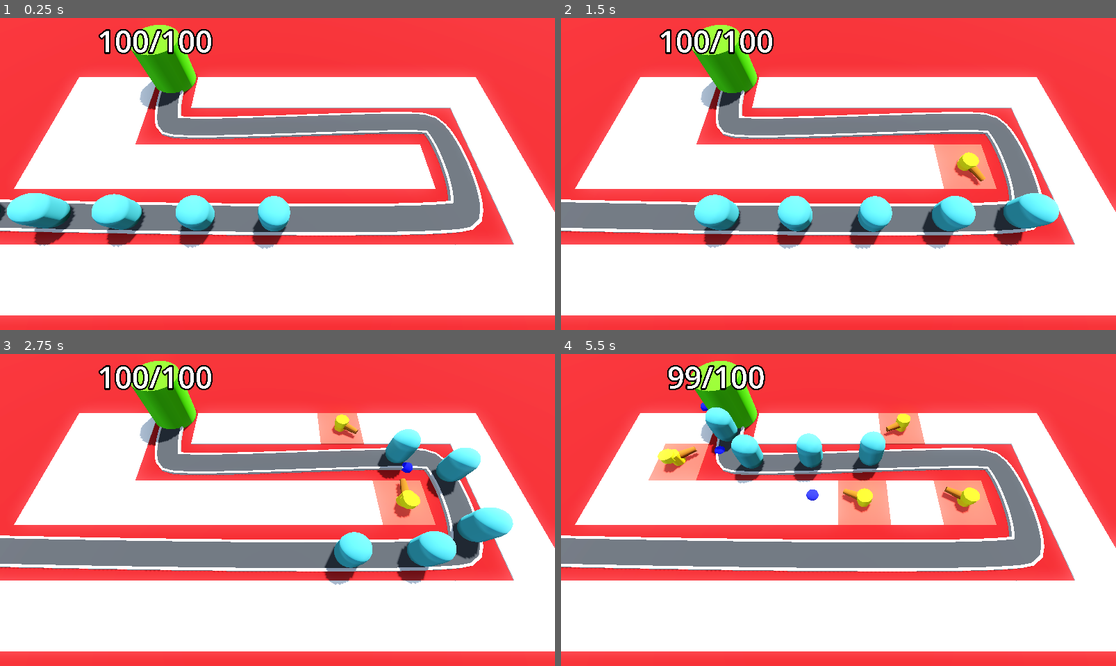
Above: before the commit, frames 1-4 (two rows, left to right).
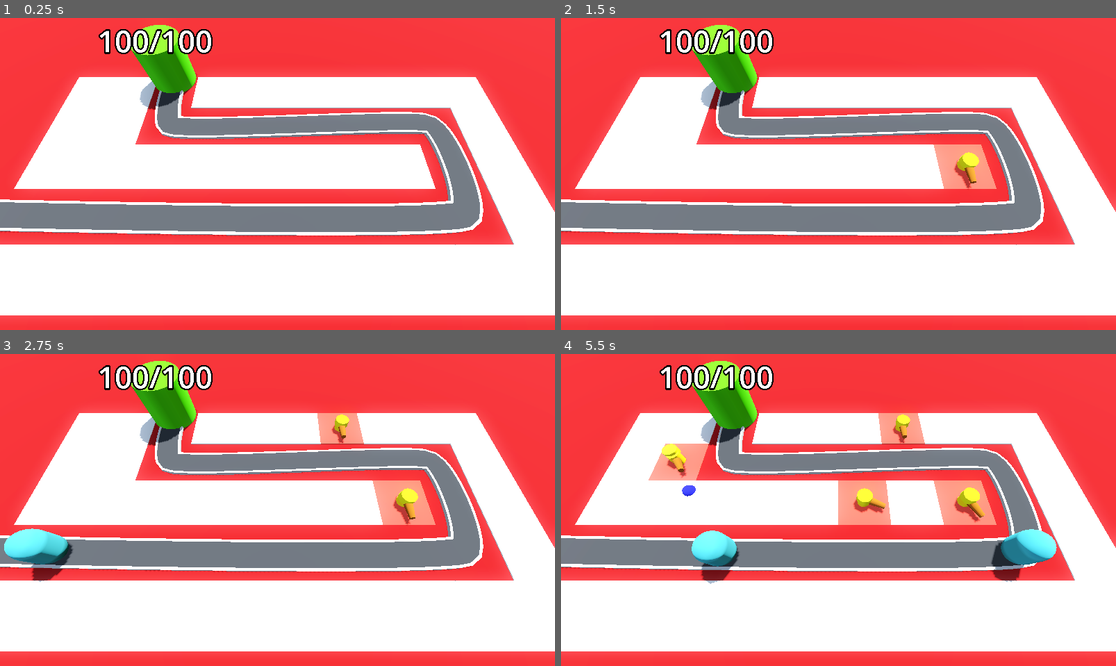
Above: after the commit, the same moments.

Repository: Matthew-CS11/Barbarian-Blaster
Game: Godot game, scene res://base_level.tscn
The game is run twice, just before and just after one commit, with the same random seed, the same clock (stepped at 60 frames per second) and the same inputs.
Inputs (mouse positions are in pixels of both pictures, inside the frame that each line leads up to):
- Up to frame 1 (0.25 s): no input
- Up to frame 2 (1.5 s): move the mouse to (960, 158) at 0.52 s; click (960, 158) at 0.6 s; move the mouse to (727, 189) at 1.27 s; click (727, 189) at 1.35 s
- Up to frame 3 (2.75 s): move the mouse to (333, 441) at 2.02 s; click (333, 441) at 2.1 s
- Up to frame 4 (5.5 s): move the mouse to (810, 572) at 2.77 s; click (810, 572) at 2.85 s; move the mouse to (1005, 556) at 3.52 s; click (1005, 556) at 3.6 s; move the mouse to (672, 463) at 4.27 s; click (672, 463) at 4.35 s; move the mouse to (866, 510) at 5.02 s; click (866, 510) at 5.1 s

The runs differ from the first frame. In frame 1, 4.2% of the frame differs, in the area x 0-53%, y 56-75%; in frame 2, 5.2%; in frame 3, 6.6%; in frame 4, 6.9%, in the area x 17-90%, y 3-74%.

Commit message:
add enemy timer

Diff:
--- a/base_level.tscn
+++ b/base_level.tscn
@@ -1,9 +1,10 @@
-[gd_scene load_steps=14 format=3 uid="uid://dtcnxxofouqf8"]
+[gd_scene load_steps=15 format=3 uid="uid://dtcnxxofouqf8"]
 
 [ext_resource type="PackedScene" uid="uid://cgepsgj0dutey" path="res://RayPickerCamera/ray_picker_camera.tscn" id="1_3o4py"]
 [ext_resource type="MeshLibrary" uid="uid://c0c3djgifhbb0" path="res://MeshLibraries/space_library.tres" id="1_bo3yr"]
 [ext_resource type="PackedScene" uid="uid://cedg4p1ktt00c" path="res://Enemy/enemy.tscn" id="2_5vx1e"]
 [ext_resource type="PackedScene" uid="uid://b6a3tfb71rtov" path="res://Base/base.tscn" id="3_eesb3"]
+[ext_resource type="Script" uid="uid://44kr7funbtde" path="res://enemy_path/path_3d.gd" id="3_u2wky"]
 [ext_resource type="Script" uid="uid://bon5dpar4wygo" path="res://Turret/turret_manager.gd" id="5_ftfrf"]
 [ext_resource type="PackedScene" uid="uid://d01unib15e15u" path="res://Turret/turret.tscn" id="6_u2wky"]
 
@@ -66,6 +67,8 @@
 
 [node name="Path3D" type="Path3D" parent="."]
 curve = SubResource("Curve3D_bo3yr")
+script = ExtResource("3_u2wky")
+enemy_scene = ExtResource("2_5vx1e")
 
 [node name="Road" type="CSGPolygon3D" parent="Path3D"]
 polygon = PackedVector2Array(-1, 0, -1, 0.2, 1, 0.2, 1, 0)
@@ -112,24 +115,9 @@
 path_joined = false
 material = SubResource("StandardMaterial3D_eesb3")
 
-[node name="Enemy" parent="Path3D" instance=ExtResource("2_5vx1e")]
-transform = Transform3D(-0.024582524, 0, -0.99969083, 0, 1, 0, 0.99969083, 0, -0.024582524, -22.712158, 0, 5.955886)
-
-[node name="Enemy2" parent="Path3D" instance=ExtResource("2_5vx1e")]
-transform = Transform3D(-0.020627486, 0, -0.99978024, 0, 1, 0, 0.99978024, 0, -0.020627486, -17.7134, 0, 6.0668364)
-progress = 5.0
-
-[node name="Enemy3" parent="Path3D" instance=ExtResource("2_5vx1e")]
-transform = Transform3D(-0.01770823, 0, -0.9998351, 0, 1, 0, 0.9998351, 0, -0.01770823, -12.714431, 0, 6.1627846)
-progress = 10.0
-
-[node name="Enemy4" parent="Path3D" instance=ExtResource("2_5vx1e")]
-transform = Transform3D(-0.014246029, 0, -0.9998904, 0, 1, 0, 0.9998904, 0, -0.014246029, -7.714971, 0, 6.243016)
-progress = 15.0
-
-[node name="Enemy5" parent="Path3D" instance=ExtResource("2_5vx1e")]
-transform = Transform3D(-0.009574244, 0, -0.9999472, 0, 1, 0, 0.9999472, 0, -0.009574244, -2.7153227, 0, 6.3032656)
-progress = 20.0
+[node name="Timer" type="Timer" parent="Path3D"]
+wait_time = 2.0
+autostart = true
 
 [node name="Base" parent="." instance=ExtResource("3_eesb3")]
 transform = Transform3D(1, 0, 0, 0, 1, 0, 0, 0, 1, -10.17345, 0, -7.665709)
@@ -139,3 +127,5 @@
 script = ExtResource("5_ftfrf")
 turret = ExtResource("6_u2wky")
 enemy_path = NodePath("../Path3D")
+
+[connection signal="timeout" from="Path3D/Timer" to="Path3D" method="_on_timer_timeout"]
--- /dev/null
+++ b/enemy_path/path_3d.gd
@@ -0,0 +1,11 @@
+extends Path3D
+
+@export var enemy_scene : PackedScene
+
+func spawn_enemy() -> void:
+	var enemy = enemy_scene.instantiate()
+	add_child(enemy)
+
+
+func _on_timer_timeout() -> void:
+	spawn_enemy()
Not shown, added: enemy_path/path_3d.gd.uid
